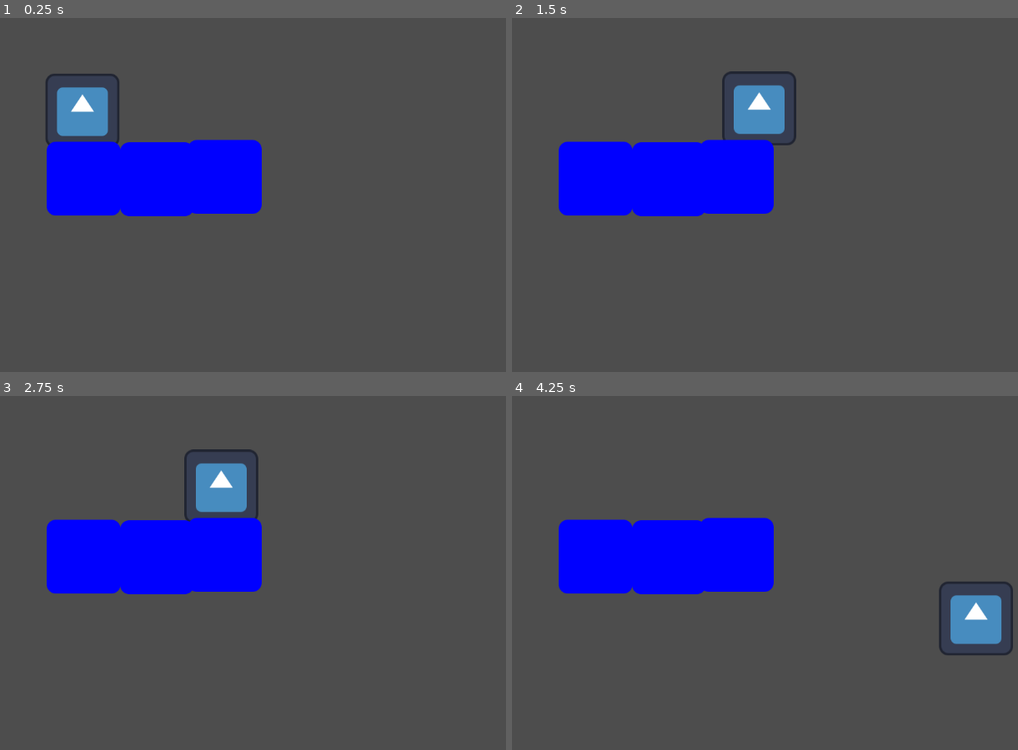
Above: before the commit, frames 1-4 (two rows, left to right).
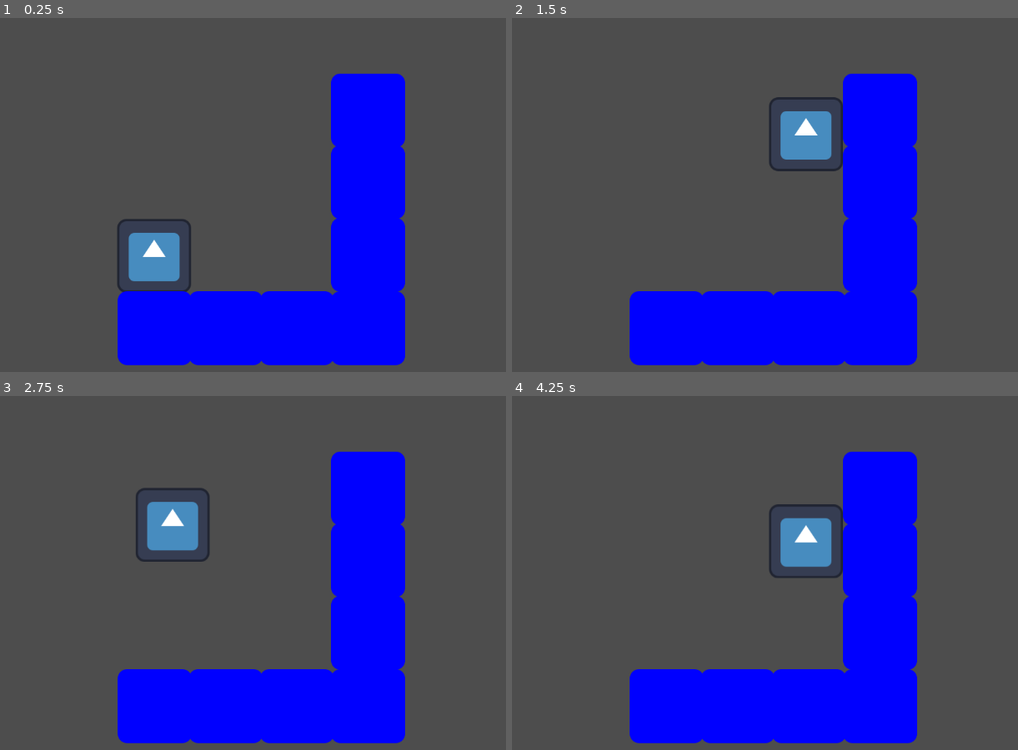
Above: after the commit, the same moments.

Repository: dancroker/Hue-Protocol
Game: Godot game, scene res://scene/GameScene.tscn
Two runs of this game, one before a commit and one after it. Both use one fixed random seed, a clock stepped at 60 frames per second and the inputs below. Before the commit the project starts from res://scene/test-scene.tscn. The engine's default icon, where the game draws it, is replaced by a stand-in: a white triangle on a blue panel in a dark square.
Inputs:
- Up to frame 1 (0.25 s): no input
- Up to frame 2 (1.5 s): tap Enter (ui_accept) at 0.5, 0.6, 0.77, 1.07 s; hold Right (ui_right) from 0.53 s (still down); tap Tab (Switch Mask) at 1.35 s
- Up to frame 3 (2.75 s): tap Enter (ui_accept) at 1.52, 1.55, 1.82, 2.1 s; release Right (ui_right) at 2.03 s; hold Left (ui_left) from 2.03 s (still down)
- Up to frame 4 (4.25 s): release Left (ui_left) at 2.78 s; hold Right (ui_right) from 2.78 s (still down); tap Tab (Switch Mask) at 2.85 s; tap Enter (ui_accept) at 3.02, 3.05, 3.32, 3.6, 3.77, 4.07 s

The runs differ from the first frame. In frame 1, 33% of the frame differs, in the area x 9-81%, y 15-99%; in frame 2, 33%; in frame 3, 32%; in frame 4, 33%, in the area x 9-100%, y 15-99%.

Commit message:
Double jump

Diff:
--- a/project.godot
+++ b/project.godot
@@ -11,7 +11,7 @@
 [application]
 
 config/name="GameJamMask"
-run/main_scene="res://scene/test-scene.tscn"
+run/main_scene="res://scene/GameScene.tscn"
 config/features=PackedStringArray("4.6", "Forward Plus")
 config/icon="res://icon.svg"
 
--- /dev/null
+++ b/scene/GameScene.tscn
@@ -0,0 +1,100 @@
+[gd_scene format=3 uid="uid://76skl4k3pnlm"]
+
+[ext_resource type="Script" uid="uid://pmloiujqkva3" path="res://scripts/player.gd" id="1_g0iv5"]
+[ext_resource type="Texture2D" uid="uid://dptmguaskm752" path="res://icon.svg" id="2_4j7jg"]
+
+[sub_resource type="RectangleShape2D" id="RectangleShape2D_c5pbs"]
+size = Vector2(129, 124)
+
+[sub_resource type="RectangleShape2D" id="RectangleShape2D_cp2na"]
+size = Vector2(123, 126.75)
+
+[node name="Node2D" type="Node2D" unique_id=1120370521]
+
+[node name="CharacterBody2D" type="CharacterBody2D" parent="." unique_id=462301835]
+position = Vector2(431, 439)
+script = ExtResource("1_g0iv5")
+
+[node name="Sprite2D" type="Sprite2D" parent="CharacterBody2D" unique_id=1401831117]
+texture = ExtResource("2_4j7jg")
+
+[node name="CollisionShape2D" type="CollisionShape2D" parent="CharacterBody2D" unique_id=1907156743]
+position = Vector2(0.5, -2)
+shape = SubResource("RectangleShape2D_c5pbs")
+
+[node name="StaticBody2D" type="StaticBody2D" parent="." unique_id=1093724289]
+position = Vector2(432, 572)
+
+[node name="CollisionShape2D" type="CollisionShape2D" parent="StaticBody2D" unique_id=787716916]
+position = Vector2(-1.5, -1.75)
+shape = SubResource("RectangleShape2D_cp2na")
+
+[node name="Sprite2D" type="Sprite2D" parent="StaticBody2D" unique_id=160562180]
+modulate = Color(0, 0, 18.892157, 1)
+texture = ExtResource("2_4j7jg")
+
+[node name="StaticBody2D2" type="StaticBody2D" parent="." unique_id=818763193]
+position = Vector2(555, 572)
+
+[node name="CollisionShape2D" type="CollisionShape2D" parent="StaticBody2D2" unique_id=640198663]
+position = Vector2(-1.5, -1.75)
+shape = SubResource("RectangleShape2D_cp2na")
+
+[node name="Sprite2D" type="Sprite2D" parent="StaticBody2D2" unique_id=464486957]
+modulate = Color(0, 0, 18.892157, 1)
+texture = ExtResource("2_4j7jg")
+
+[node name="StaticBody2D3" type="StaticBody2D" parent="." unique_id=347617793]
+position = Vector2(678, 572)
+
+[node name="CollisionShape2D" type="CollisionShape2D" parent="StaticBody2D3" unique_id=553324086]
+position = Vector2(-1.5, -1.75)
+shape = SubResource("RectangleShape2D_cp2na")
+
+[node name="Sprite2D" type="Sprite2D" parent="StaticBody2D3" unique_id=758406422]
+modulate = Color(0, 0, 18.892157, 1)
+texture = ExtResource("2_4j7jg")
+
+[node name="StaticBody2D4" type="StaticBody2D" parent="." unique_id=2132034227]
+position = Vector2(801, 572)
+
+[node name="CollisionShape2D" type="CollisionShape2D" parent="StaticBody2D4" unique_id=510904782]
+position = Vector2(-1.5, -1.75)
+shape = SubResource("RectangleShape2D_cp2na")
+
+[node name="Sprite2D" type="Sprite2D" parent="StaticBody2D4" unique_id=1080878644]
+modulate = Color(0, 0, 18.892157, 1)
+texture = ExtResource("2_4j7jg")
+
+[node name="StaticBody2D5" type="StaticBody2D" parent="." unique_id=1823762801]
+position = Vector2(801, 445)
+
+[node name="CollisionShape2D" type="CollisionShape2D" parent="StaticBody2D5" unique_id=423767377]
+position = Vector2(-1.5, -1.75)
+shape = SubResource("RectangleShape2D_cp2na")
+
+[node name="Sprite2D" type="Sprite2D" parent="StaticBody2D5" unique_id=1304384605]
+modulate = Color(0, 0, 18.892157, 1)
+texture = ExtResource("2_4j7jg")
+
+[node name="StaticBody2D6" type="StaticBody2D" parent="." unique_id=1436943714]
+position = Vector2(801, 319)
+
+[node name="CollisionShape2D" type="CollisionShape2D" parent="StaticBody2D6" unique_id=1590653223]
+position = Vector2(-1.5, -1.75)
+shape = SubResource("RectangleShape2D_cp2na")
+
+[node name="Sprite2D" type="Sprite2D" parent="StaticBody2D6" unique_id=1750141862]
+modulate = Color(0, 0, 18.892157, 1)
+texture = ExtResource("2_4j7jg")
+
+[node name="StaticBody2D7" type="StaticBody2D" parent="." unique_id=308916877]
+position = Vector2(801, 195)
+
+[node name="CollisionShape2D" type="CollisionShape2D" parent="StaticBody2D7" unique_id=1524609565]
+position = Vector2(-1.5, -1.75)
+shape = SubResource("RectangleShape2D_cp2na")
+
+[node name="Sprite2D" type="Sprite2D" parent="StaticBody2D7" unique_id=529641900]
+modulate = Color(0, 0, 18.892157, 1)
+texture = ExtResource("2_4j7jg")
--- a/scene/test-scene.tscn
+++ /dev/null
@@ -1,54 +0,0 @@
-[gd_scene format=3 uid="uid://76skl4k3pnlm"]
-
-[ext_resource type="Script" uid="uid://pmloiujqkva3" path="res://scripts/player.gd" id="1_effx3"]
-[ext_resource type="Texture2D" uid="uid://dptmguaskm752" path="res://icon.svg" id="2_vcfve"]
-
-[sub_resource type="RectangleShape2D" id="RectangleShape2D_c5pbs"]
-size = Vector2(113, 118)
-
-[sub_resource type="RectangleShape2D" id="RectangleShape2D_cp2na"]
-size = Vector2(111, 119)
-
-[node name="Node2D" type="Node2D" unique_id=1120370521]
-
-[node name="CharacterBody2D" type="CharacterBody2D" parent="." unique_id=462301835]
-position = Vector2(307, 187)
-script = ExtResource("1_effx3")
-
-[node name="Sprite2D" type="Sprite2D" parent="CharacterBody2D" unique_id=1401831117]
-texture = ExtResource("2_vcfve")
-
-[node name="CollisionShape2D" type="CollisionShape2D" parent="CharacterBody2D" unique_id=1907156743]
-position = Vector2(-0.5, 0)
-shape = SubResource("RectangleShape2D_c5pbs")
-
-[node name="StaticBody2D" type="StaticBody2D" parent="." unique_id=1093724289]
-position = Vector2(436, 314)
-
-[node name="CollisionShape2D" type="CollisionShape2D" parent="StaticBody2D" unique_id=787716916]
-shape = SubResource("RectangleShape2D_cp2na")
-
-[node name="Sprite2D" type="Sprite2D" parent="StaticBody2D" unique_id=160562180]
-modulate = Color(0, 0, 18.892157, 1)
-texture = ExtResource("2_vcfve")
-
-[node name="StaticBody2D2" type="StaticBody2D" parent="." unique_id=751255064]
-position = Vector2(309, 313)
-
-[node name="CollisionShape2D" type="CollisionShape2D" parent="StaticBody2D2" unique_id=1829999447]
-position = Vector2(0.5, 0.5)
-shape = SubResource("RectangleShape2D_cp2na")
-
-[node name="Sprite2D" type="Sprite2D" parent="StaticBody2D2" unique_id=1468560993]
-modulate = Color(0, 0, 18.892157, 1)
-texture = ExtResource("2_vcfve")
-
-[node name="StaticBody2D3" type="StaticBody2D" parent="." unique_id=1007319790]
-position = Vector2(553, 310)
-
-[node name="CollisionShape2D" type="CollisionShape2D" parent="StaticBody2D3" unique_id=532659890]
-shape = SubResource("RectangleShape2D_cp2na")
-
-[node name="Sprite2D" type="Sprite2D" parent="StaticBody2D3" unique_id=1211860977]
-modulate = Color(0, 0, 18.892157, 1)
-texture = ExtResource("2_vcfve")
--- a/scripts/player.gd
+++ b/scripts/player.gd
@@ -2,17 +2,26 @@
 
 
 const SPEED = 300.0
-const JUMP_VELOCITY = -400.0
+const JUMP_VELOCITY = -600.0
+var MAX_NUM_JUMP = 2
 
 
 func _physics_process(delta: float) -> void:
 	# Add the gravity.
 	if not is_on_floor():
 		velocity += get_gravity() * delta
+	if is_on_floor():
+		MAX_NUM_JUMP=2
+	# Handle jump.
+	if Input.is_action_just_pressed("ui_accept") and MAX_NUM_JUMP > 0:
+		MAX_NUM_JUMP -=1
 
-	# Handle jump.
-	if Input.is_action_just_pressed("ui_accept") and is_on_floor():
 		velocity.y = JUMP_VELOCITY
+		print(MAX_NUM_JUMP)
+	if is_on_wall() and Input.is_action_just_pressed("ui_accept") and MAX_NUM_JUMP > 0:
+		MAX_NUM_JUMP -= 1
+		velocity.y = JUMP_VELOCITY
+		print(MAX_NUM_JUMP)
 
 	# Get the input direction and handle the movement/deceleration.
 	# As good practice, you should replace UI actions with custom gameplay actions.
